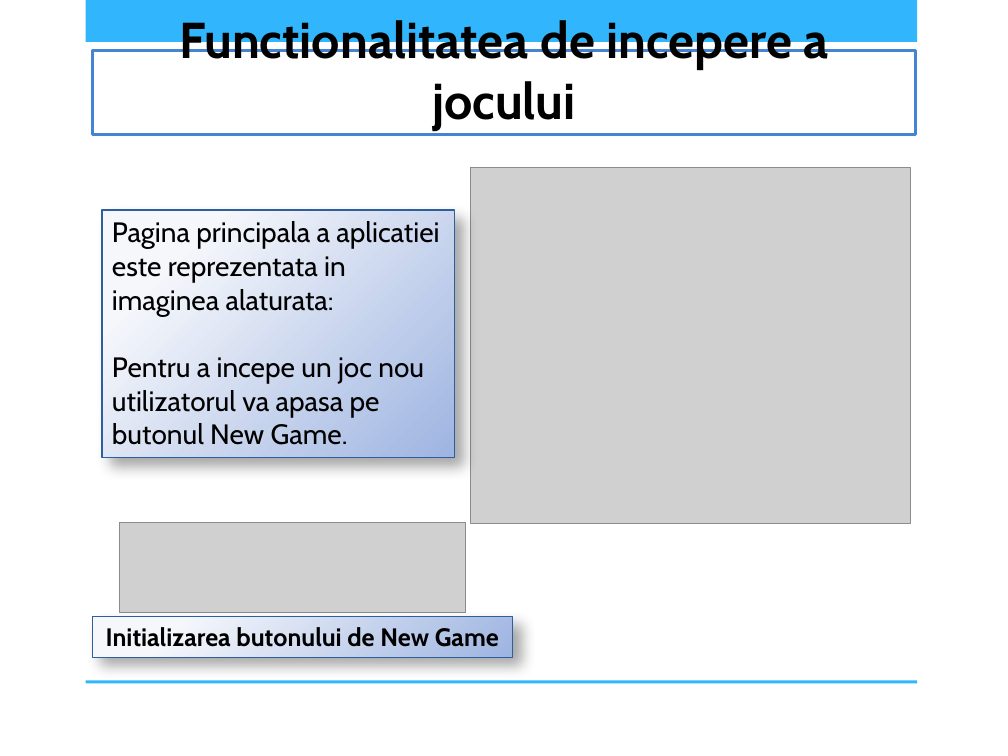
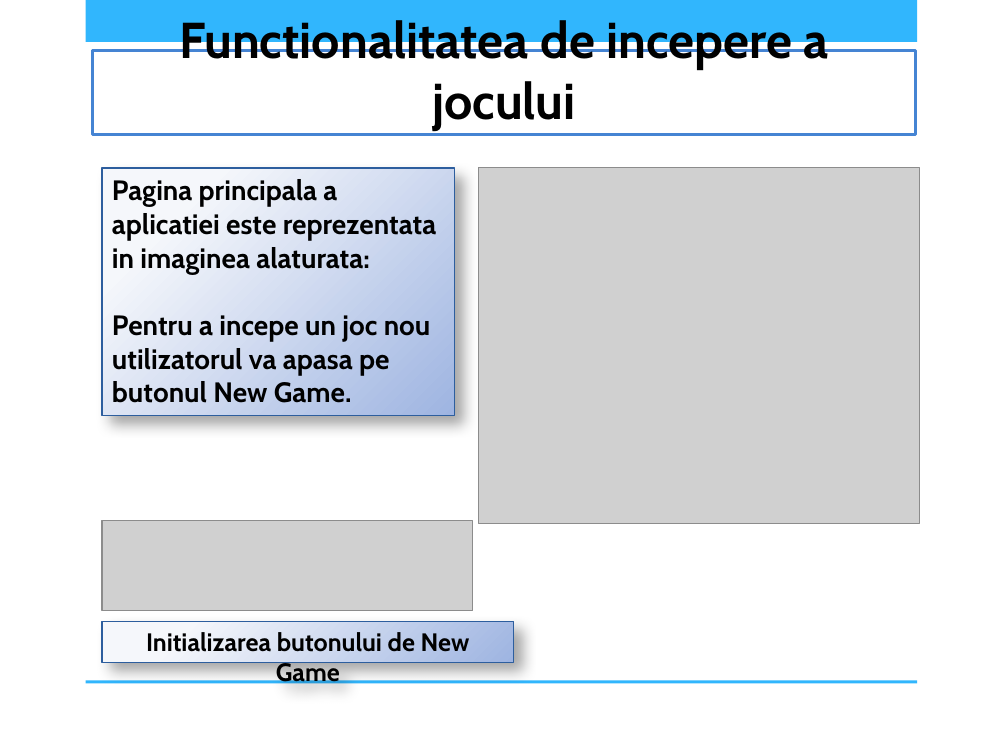
Before and after one commit to AndreeaDraghici/Bubble-Shooter-Game, a slide deck: slide 5 of docs/IOC_PrezentareBubbleShooter_DraghiciCiontu_CR4S1A.pptx. Drawn at 1008x756 pixels with LibreOffice and Linux fonts; fonts in the diff are those of the drawing; grey boxes stand for pictures; background and template pictures are left out. Boxes give left, top, right and bottom in pixels: in the first picture for what was removed or moved away, otherwise in the second. Text is boxed around its words. In the diff, an @@ line names an element or a change of style, - is before the commit and + after.

```diff
--- a/docs/IOC_PrezentareBubbleShooter_DraghiciCiontu_CR4S1A.pptx
+++ b/docs/IOC_PrezentareBubbleShooter_DraghiciCiontu_CR4S1A.pptx
@@ rectangle "Pagina principala a aplicatiei este ...": place and size @@
-rectangle "Pagina principala a aplicatiei este ..." at bbox=[102, 210, 455, 458]
+rectangle "Pagina principala a aplicatiei este ..." at bbox=[102, 168, 455, 416]
@@ rectangle "Pagina principala a aplicatiei este ..." at bbox=[102, 168, 455, 416]: bold on @@
@@ picture: place and size @@
-picture at bbox=[471, 168, 911, 524]
+picture at bbox=[479, 168, 919, 524]
@@ picture: place and size @@
-picture at bbox=[119, 522, 466, 612]
+picture at bbox=[102, 521, 473, 611]
@@ rectangle "Initializarea butonului de New Game": place and size @@
-rectangle "Initializarea butonului de New Game" at bbox=[93, 617, 513, 657]
+rectangle "Initializarea butonului de New Game" at bbox=[102, 622, 513, 662]
```
Also in this commit, not shown: 5 other slides changed, 6 slides added, 1 other file.
